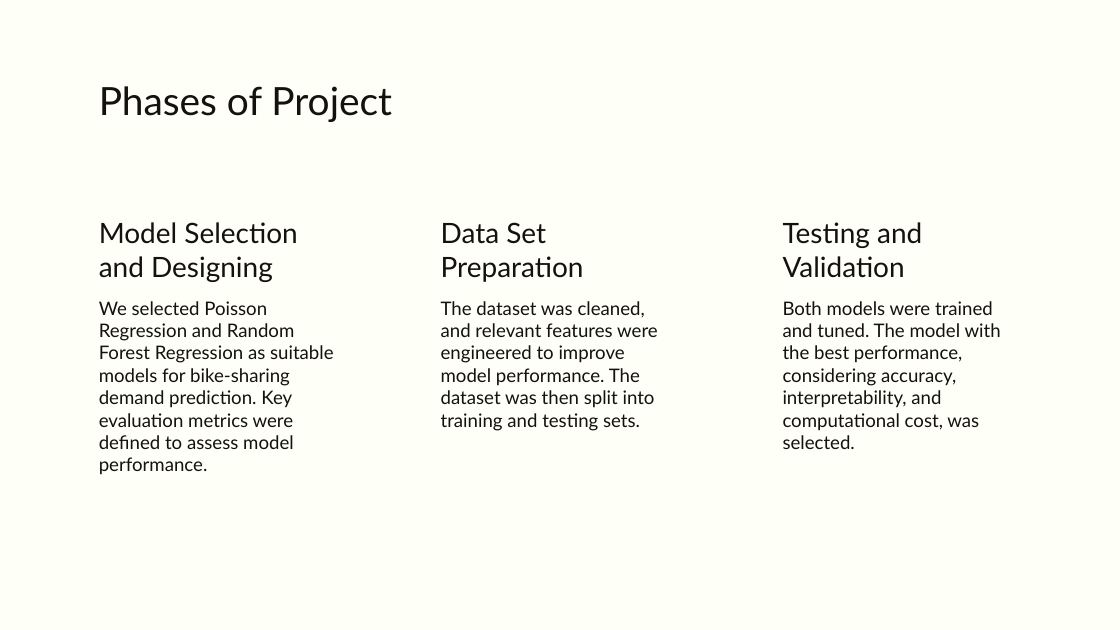
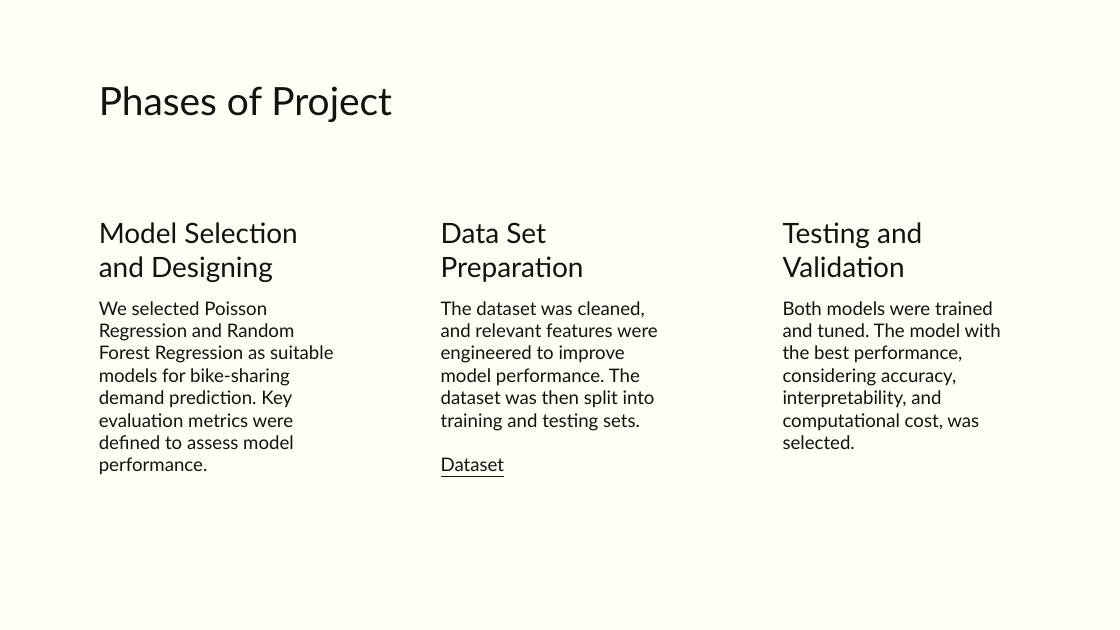
Before and after one commit to vishnurchityala/bike-sharing-prediction, a slide deck: slide 3 of docs/PRESENTATION.pptx. Drawn at 1120x630 pixels with LibreOffice and Linux fonts; fonts in the diff are those of the drawing; background and template pictures are left out. Boxes give left, top, right and bottom in pixels: in the first picture for what was removed or moved away, otherwise in the second. Text is boxed around its words. In the diff, an @@ line names an element or a change of style, - is before the commit and + after.

```diff
--- a/docs/PRESENTATION.pptx
+++ b/docs/PRESENTATION.pptx
@@ subtitle at [441,457,505,471]: paragraph added @@
+Dataset
```
